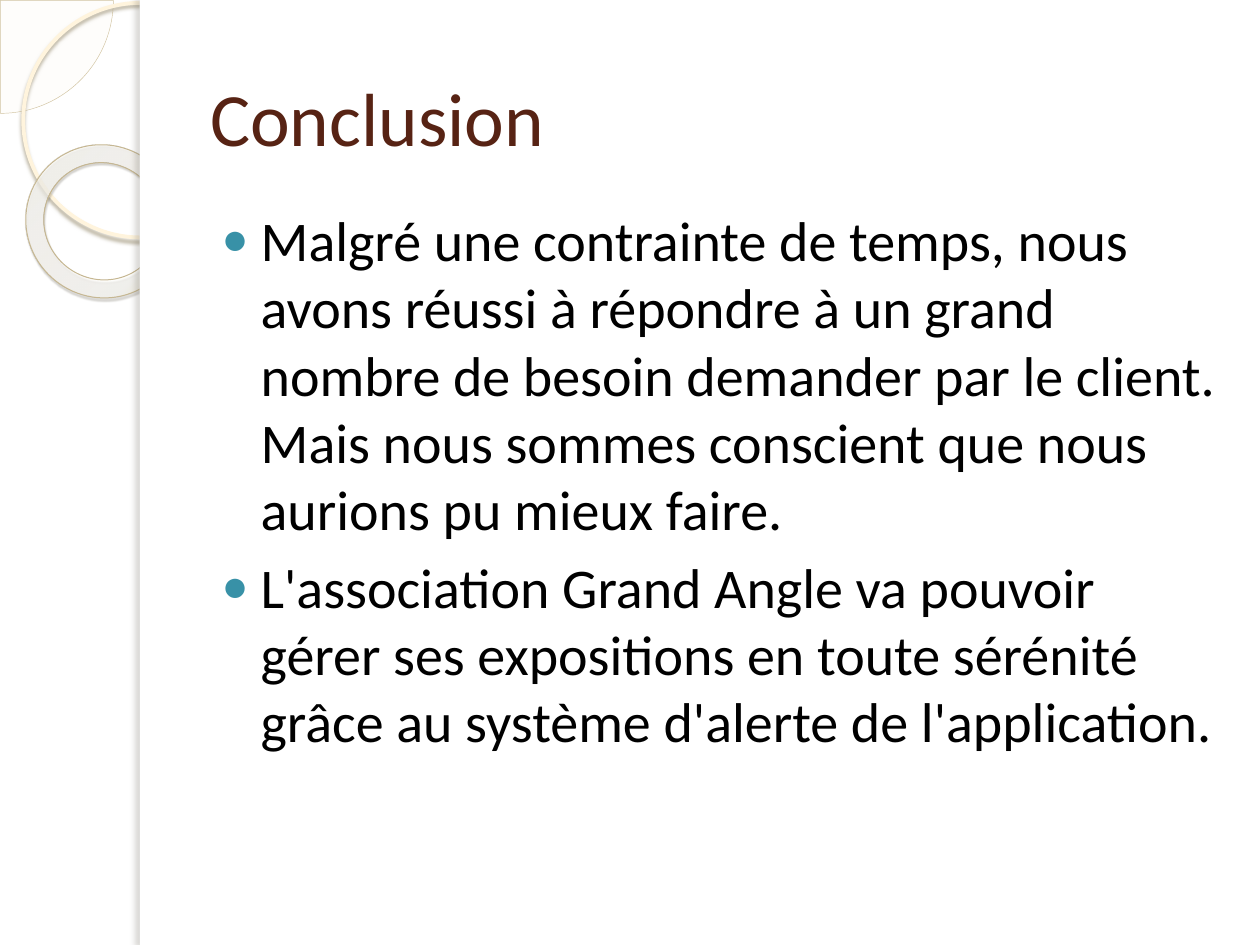
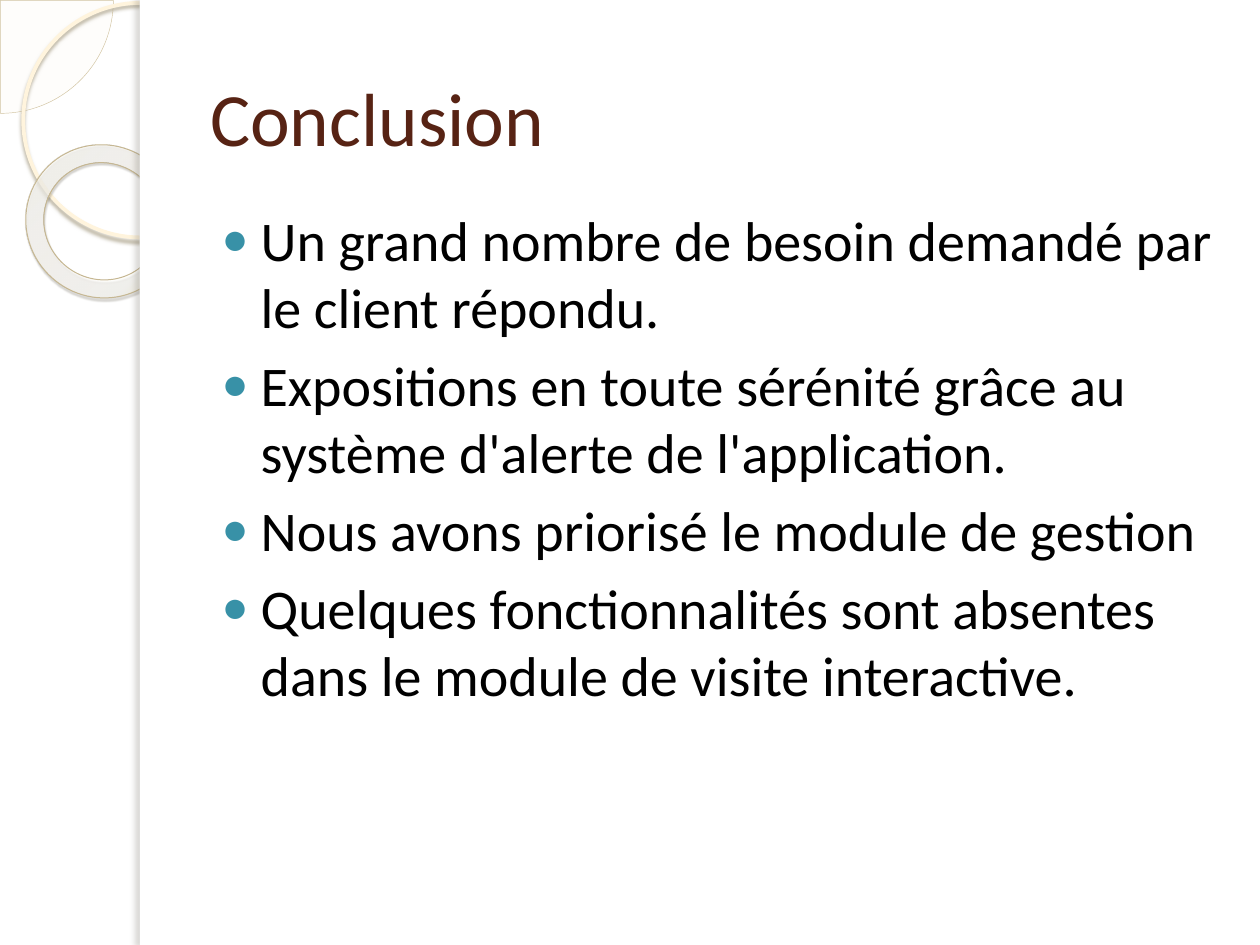
Before and after one commit to Jonathan7295/ProjetGrandPlan, a slide deck: slide 22 of Présenation/Presentation.pptx. Drawn at 1260x945 pixels with LibreOffice and Linux fonts; fonts in the diff are those of the drawing; background and template pictures are left out. Boxes give left, top, right and bottom in pixels: in the first picture for what was removed or moved away, otherwise in the second. Text is boxed around its words. In the diff, an @@ line names an element or a change of style, - is before the commit and + after.

Commit message:
maj presentation

```diff
--- a/Présenation/Presentation.pptx
+++ b/Présenation/Presentation.pptx
@@ text at <box>261,222,1212,697</box>: text changed @@
-● Malgré une contrainte de temps, nous avons réussi à répondre à un grand nombre de besoin demander par le client. Mais nous sommes conscient que nous aurions pu mieux faire.
-● L'association Grand Angle va pouvoir gérer ses expositions en toute sérénité grâce au système d'alerte de l'application.
+● Un grand nombre de besoin demandé par le client répondu.
+● Expositions en toute sérénité grâce au système d'alerte de l'application.
+● Nous avons priorisé le module de gestion
+● Quelques fonctionnalités sont absentes dans le module de visite interactive.
```
